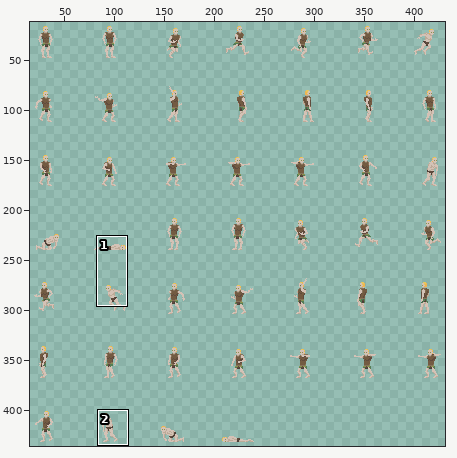
One commit to this pixel-art file: Sprites/Player/Equipment/steel_armor.aseprite. Above: a wide view before the commit, with the close-up outlined.
Close-up. First the earlier version:
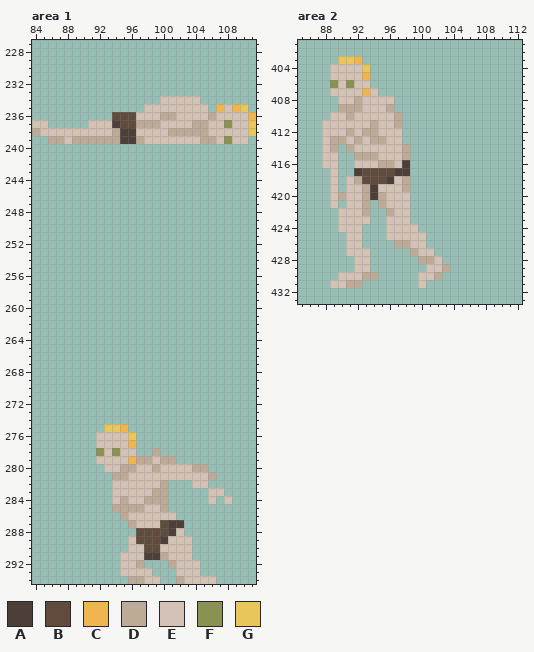
448x448 pixels, 1 frame. Shown: area 1: x 84..111, y 227..294; area 2: x 85..112, y 401..433. The wide view leaves out empty margins. The commit also changed other parts of the picture, which this record leaves out.
Visible layers, top first: "Layer 1", "Layer".
Palette (. is transparent): A #4d3f38  B #604b3d  C #eeb551  D #bdaa97  E #d4c2b6  F #8b9150  G #e8c65b
Pixels before, area 1, first column x 84:
234 ................EEEEE.......
235 ..............EEEEEEEE.CECG.
236 ..........BBBEEEDDEEEEDEEEEC
237 EE.....EEEABBDDDEEEEDDEEFEEG
238 DEEEEEEEEEDAAEEEEDDDDDEEEEEG
239 ..DDEDDDDDDAADEEEEEEEDDEFEE.
240 ............................
241 ............................
242 ............................
243 ............................
244 ............................
245 ............................
246 ............................
247 ............................
248 ............................
249 ............................
250 ............................
251 ............................
252 ............................
253 ............................
254 ............................
255 ............................
256 ............................
257 ............................
258 ............................
259 ............................
260 ............................
261 ............................
262 ............................
263 ............................
264 ............................
265 ............................
266 ............................
267 ............................
268 ............................
269 ............................
270 ............................
271 ............................
272 ............................
273 ............................
274 ............................
275 .........GGC................
276 ........EEEEG...............
277 ........EEEEC...............
278 ........FEFEE..D............
279 ........EEEECDDEDD..........
280 .........EEDDEEDEEEEDD......
281 ..........DDEEEEEEEEEED.....
282 ..........EEEEEED...EE......
283 ..........EEEEEDD.....EE....
284 ..........EDEEDDD.....E.E...
285 ..........DDDDEED...........
286 ...........DEEEEEE..........
287 ............DEEEBAA.........
288 .............BBBBAE.........
289 ............EBBBAEEE........
290 ............EEBBEEEE........
291 ...........EEEAADEEE........
292 ...........EED...DEEE.......
293 ...........EEEE...EEE.......
294 ............DDEE..DEEEE.....
Pixels before, area 2, first column x 88:
403 ..GGC...........
404 .EEEEG..........
405 .EEEEC..........
406 .FEFEE..........
407 .EEEECE.........
408 ..EEDEEEE.......
409 ..DDDEEED.......
410 .EEDEEEEED......
411 EEEEEEDEED......
412 EEEDEDDEEE......
413 EDDEDEDDEE......
414 ED.DEEEEEED.....
415 EE..DDDEEED.....
416 EE..EEEDDEA.....
417 .E..ABBBBAA.....
418 .E.EDBBBAED.....
419 .E.EEDAEEED.....
420 .EDEEDADEEE.....
421 .E.EED.DEEE.....
422 ..EEED..DEE.....
423 ..EEEE..EEE.....
424 ..EEE...EEEE....
425 ...EE...EEEEE...
426 ...EE....DDEE...
427 ...EEE.....DEE..
428 ....EE......DDE.
429 ....EE.......EED
430 ..EEEDD.....EED.
431 .EEDD.......E...
New version:
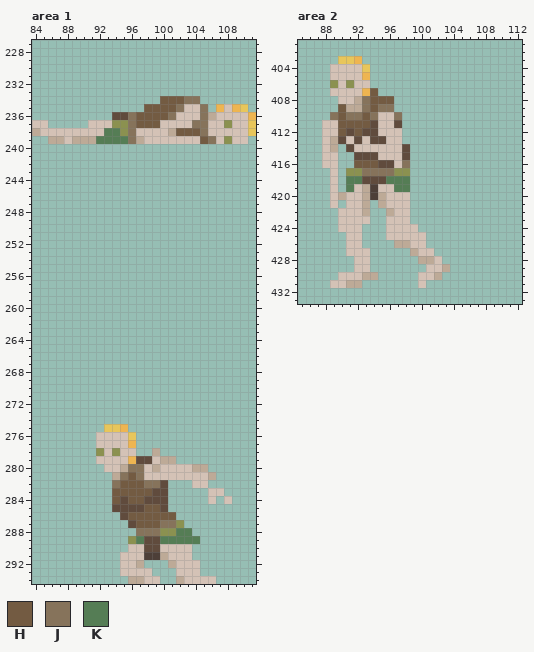
Colours new in this view: H #735b42  J #86735b  K #557d55
The exact change:
Area 1, layer "Layer 1":
y 234: x 100..104 EEEEE -> HHHJJ
y 235: x 98..102 EEEEE -> HHHHJ; x 105 E -> J
y 236: x 96..101 BEEEDD -> JHHHHJ; x 105 E -> J
y 237: x 94..99 ABBDDD -> FFJHHH; x 104..105 DD -> JJ
y 238: x 93..96 EDAA -> KKFJ; x 102..105 DDDD -> HHHJ
y 239: x 92..96 DDDAA -> KKKKJ; x 105..106 DD -> HJ
y 279: x 97..98 DD -> BB
y 280: x 96..97 DE -> JJ
y 281: x 95..97 DEE -> JHJ
y 282: x 94..100 EEEEEED -> JHHHJJB
y 283: x 94..100 EEEEEDD -> HHHHHBB
y 284: x 94..100 EDEEDDD -> HBHHBBB
y 285: x 94..100 DDDDEED -> BBBBHHB
y 286: x 95..101 DEEEEEE -> BHHHHHH
y 287: x 96..102 DEEEBAA -> BHHHJJF
y 288: x 97..103 BBBBAE. -> JJJFFKK
y 289: x 96..97 EB -> FK; x 100..104 AEEE. -> KKKKK
Area 2, layer "Layer 1":
y 407: x 94 E -> H
y 408: x 93..96 EEEE -> JHHH
y 409: x 90 D -> H; x 93..96 EEED -> JHJJ
y 410: x 89..94 EEDEEE -> JHJJHJ; x 97 D -> J
y 411: x 90..94 EEEED -> HHHHB; x 97 D -> B
y 412: x 90..94 EDEDD -> HBHBB
y 413: x 90 D -> B; x 92 D -> B; x 94..95 DD -> BB
y 414: x 91 D -> B; x 98 D -> B
y 415: x 92..94 DDD -> BBB; x 98 D -> B
y 416: x 92..96 EEEDD -> HHHBB; x 98 A -> J
y 417: x 91..98 .ABBBBAA -> FFJJJJFF
y 418: x 91..92 ED -> KK; x 96..98 AED -> KKK
y 419: x 91 E -> K; x 97..98 ED -> KK
Boxes around the changes in both close-ups, in picture pixels (x1, y1, x2, y2):
changed: (96, 96, 216, 144)
changed: (112, 456, 200, 544)
changed: (330, 88, 410, 192)
